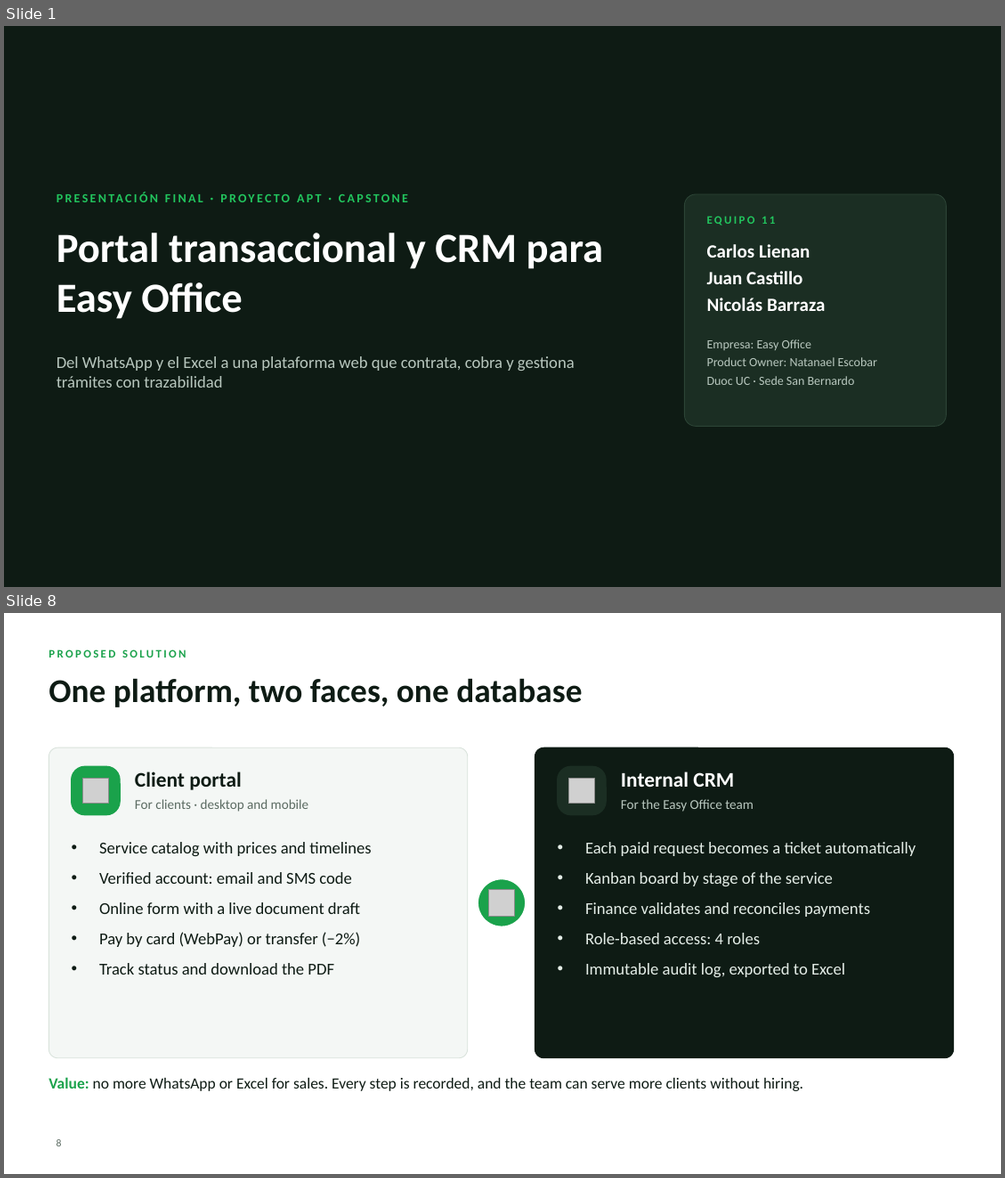
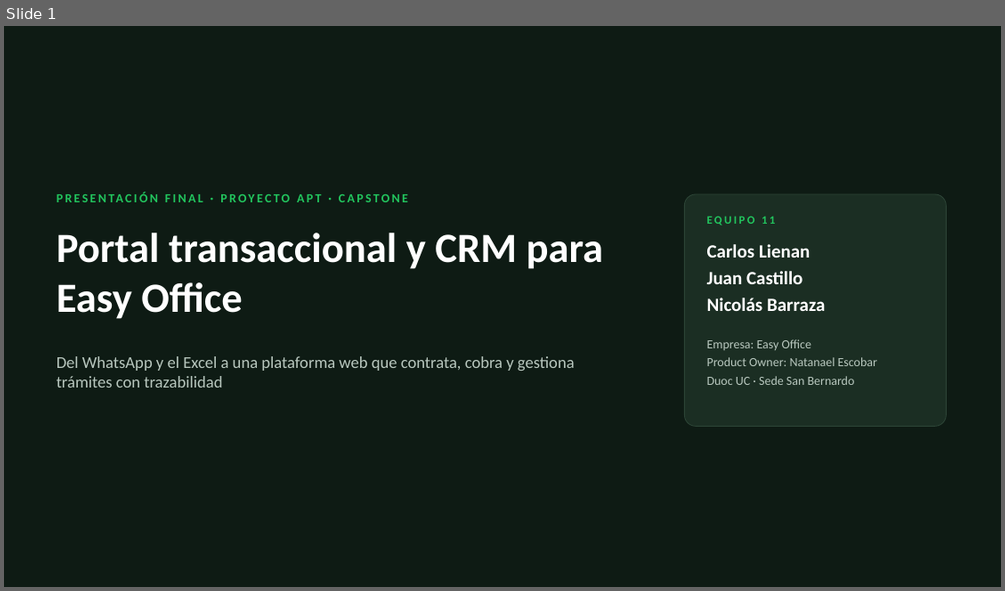
Before and after one commit to carlsLN/Capstone, a slide deck: Fase 3/Presentacion_Final_EasyOffice.pptx. Shown one above the other, each under a label of ours: slides 1 and 8 before the commit, slide 1 after it; the slides between them are not shown. The pictures are 1005x1178 and 1005x591 pixels, drawn with LibreOffice and Linux fonts; fonts in the diff are those of the drawing; grey boxes stand for pictures; background and template pictures are left out. Boxes give left, top, right and bottom in pixels: in the first picture for what was removed or moved away, otherwise in the second. Text is boxed around its words. In the diff, an @@ line names an element or a change of style, - is before the commit and + after.

```diff
--- a/Fase 3/Presentacion_Final_EasyOffice.pptx
+++ b/Fase 3/Presentacion_Final_EasyOffice.pptx
@@ slide 8 removed at bbox=[4, 613, 1001, 1174], background #FFFFFF @@
@@ text removed at bbox=[48, 649, 186, 657] @@
-PROPOSED SOLUTION
@@ title removed at bbox=[48, 678, 582, 707] @@
-One platform, two faces, one database
@@ rounded rectangle removed at bbox=[48, 747, 468, 1058] @@
@@ rounded rectangle removed at bbox=[72, 766, 120, 815] @@
@@ text removed at bbox=[135, 771, 242, 790] @@
-Client portal
@@ rounded rectangle removed at bbox=[535, 747, 954, 1058] @@
@@ rounded rectangle removed at bbox=[558, 766, 606, 815] @@
@@ text removed at bbox=[621, 771, 734, 787] @@
-Internal CRM
@@ picture removed at bbox=[83, 779, 109, 803] @@
@@ text removed at bbox=[135, 799, 309, 811] @@
-For clients · desktop and mobile
@@ picture removed at bbox=[569, 779, 595, 803] @@
@@ text removed at bbox=[621, 799, 753, 811] @@
-For the Easy Office team
@@ text removed at bbox=[99, 842, 371, 974] @@
-• Service catalog with prices and timelines
-• Verified account: email and SMS code
-• Online form with a live document draft
-• Pay by card (WebPay) or transfer (−2%)
-• Track status and download the PDF
@@ text removed at bbox=[585, 842, 915, 977] @@
-• Each paid request becomes a ticket automatically
-• Kanban board by stage of the service
-• Finance validates and reconciles payments
-• Role-based access: 4 roles
-• Immutable audit log, exported to Excel
@@ ellipse removed at bbox=[477, 878, 526, 927] @@
@@ picture removed at bbox=[488, 890, 515, 916] @@
@@ text removed at bbox=[48, 1077, 803, 1091] @@
-Value: no more WhatsApp or Excel for sales. Every step is recorded, and the team can serve more clients without hiring.
@@ page number removed at bbox=[57, 1139, 62, 1146] @@
-8
```
Also in this commit, not shown: 4 slides changed, 5 slides added, 10 other slides removed, 2 other files.
